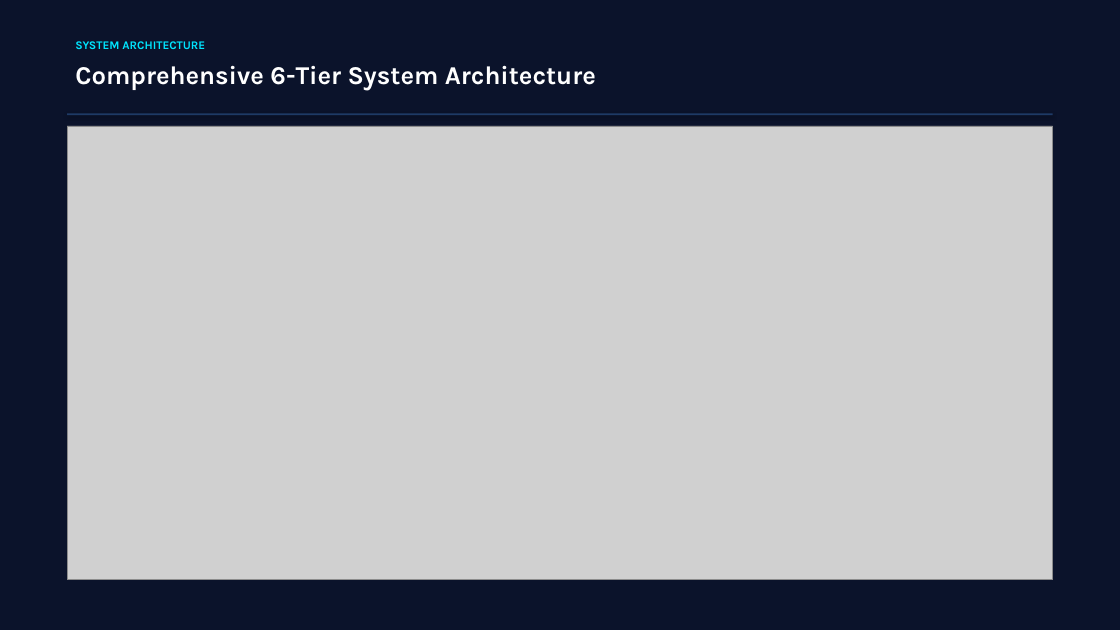
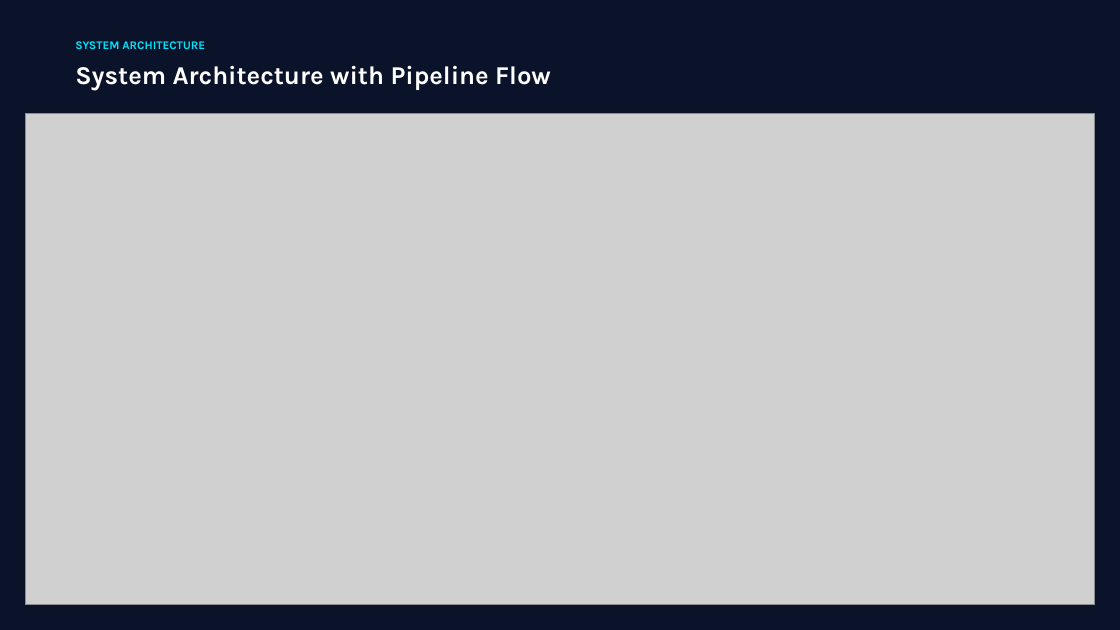
Before and after one commit to harish02022007-sudo/VideoSense-AI, a slide deck: slide 6 of presentation/VideoSense_AI_Presentation.pptx. Drawn at 1120x630 pixels with LibreOffice and Linux fonts; fonts in the diff are those of the drawing; grey boxes stand for pictures. Boxes give left, top, right and bottom in pixels: in the first picture for what was removed or moved away, otherwise in the second. Text is boxed around its words. In the diff, an @@ line names an element or a change of style, - is before the commit and + after.

```diff
--- a/presentation/VideoSense_AI_Presentation.pptx
+++ b/presentation/VideoSense_AI_Presentation.pptx
@@ text at <box>75,65,551,90</box>: text changed @@
-Comprehensive 6-Tier System Architecture
+System Architecture with Pipeline Flow
@@ picture: place and size @@
-picture at <box>67,126,1053,580</box>
+picture at <box>25,113,1095,605</box>
```
Also in this commit, not shown: 8 other files.
